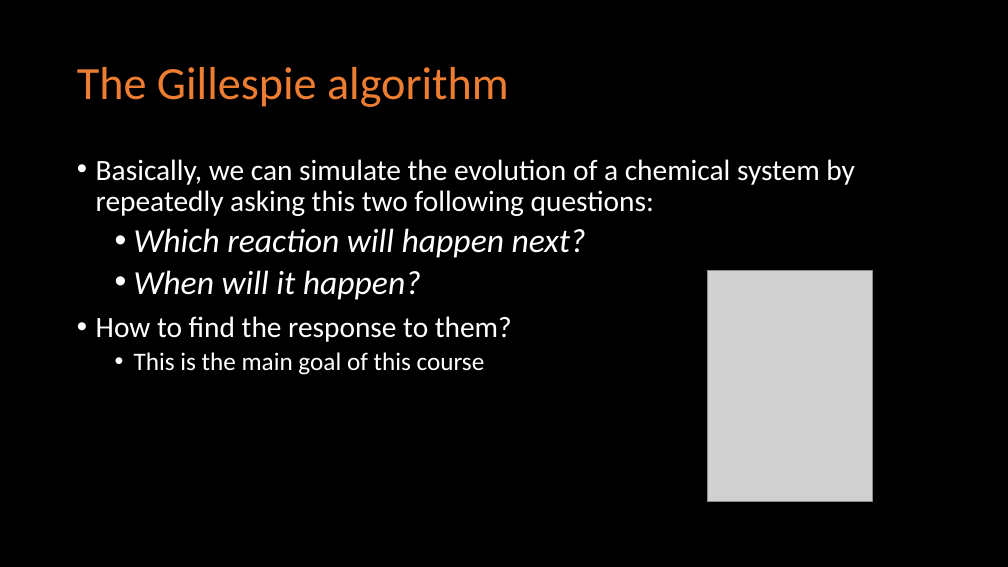
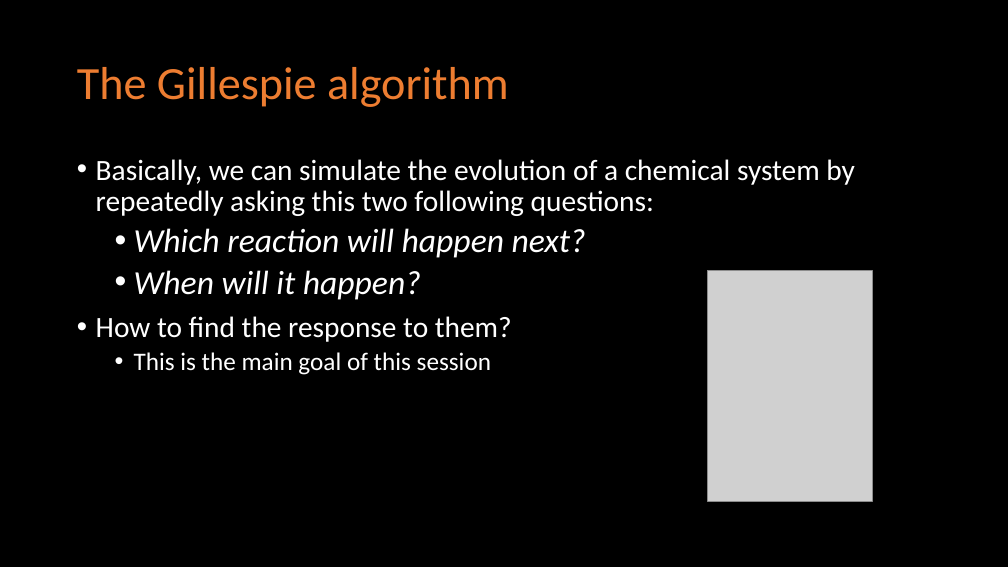
Before and after one commit to manulera/ModellingCourse, a slide deck: slide 10 of PresentationDay1.pptx. Drawn at 1008x567 pixels with LibreOffice and Linux fonts; fonts in the diff are those of the drawing; grey boxes stand for pictures. Boxes give left, top, right and bottom in pixels: in the first picture for what was removed or moved away, otherwise in the second. Text is boxed around its words. In the diff, an @@ line names an element or a change of style, - is before the commit and + after.

Commit message:
Presentations added

```diff
--- a/PresentationDay1.pptx
+++ b/PresentationDay1.pptx
@@ text at (x1=134, y1=352, x2=491, y2=375): text changed @@
-  • This is the main goal of this course
+  • This is the main goal of this session
```
Also in this commit, not shown: 1 other slide changed, 1 slide added, 1 slide removed.
